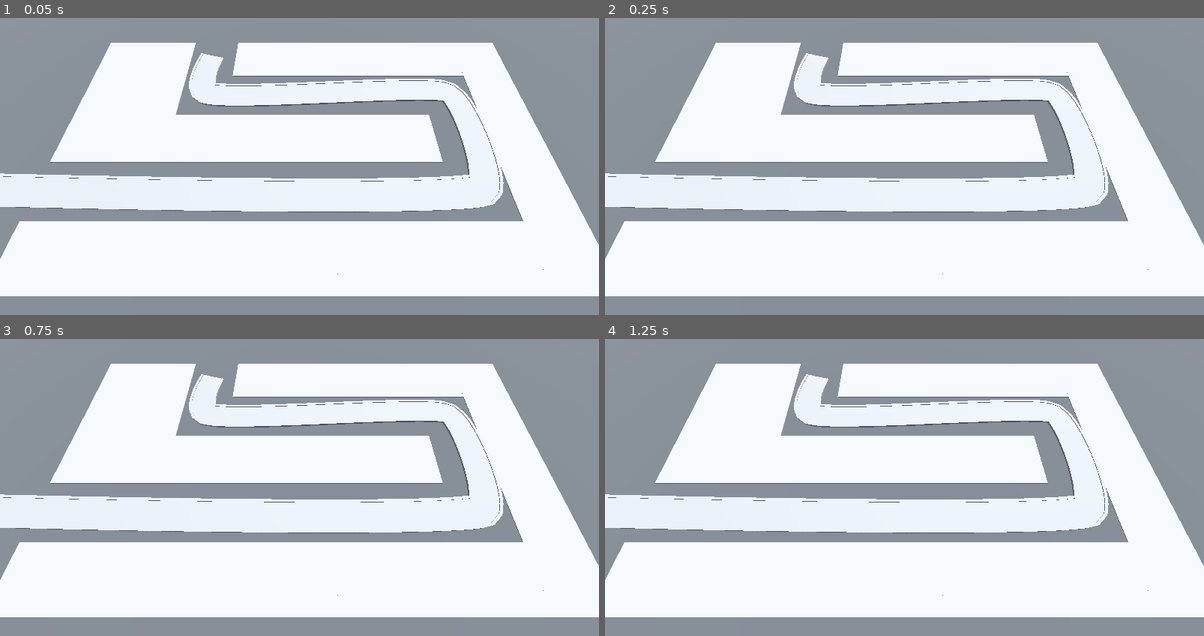
Above: before the commit, frames 1-4 (two rows, left to right).
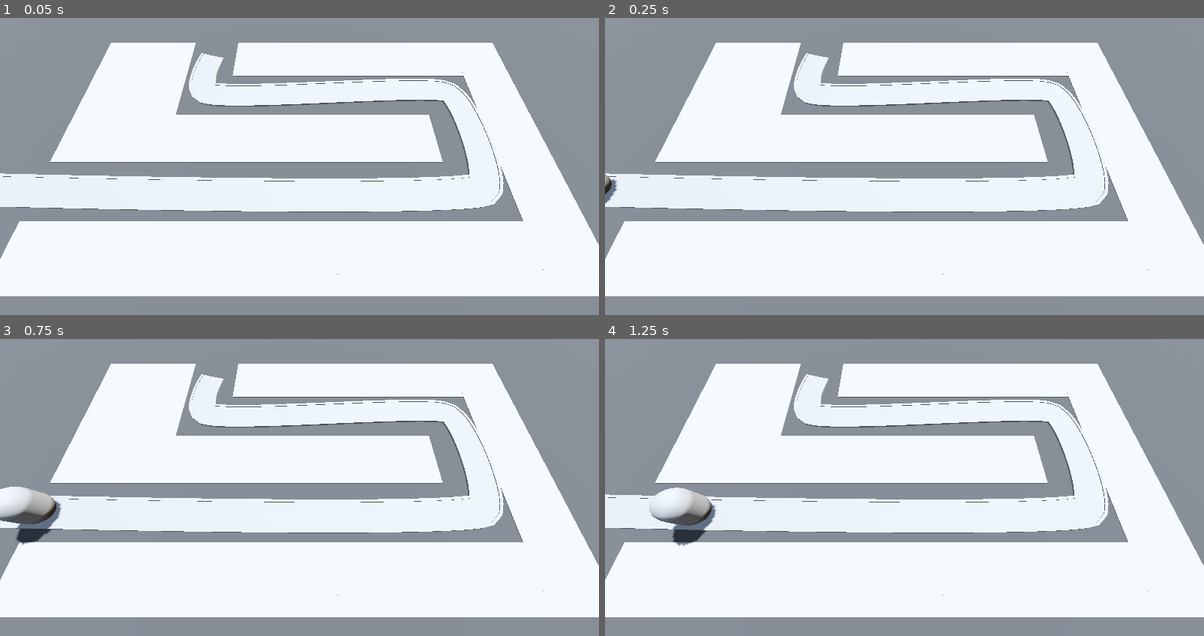
Above: after the commit, the same moments.

Repository: caiobribeiro/godot-barbarian-blaster
Game: Godot game, scene res://scene/base_level.tscn
The game is run twice, just before and just after one commit, with the same random seed, the same clock (stepped at 60 frames per second) and the same inputs. Before the commit the project has no main scene; this scene is started directly in both runs.
Inputs:
- Up to frame 1 (0.05 s): no input
- Up to frame 2 (0.25 s): no input
- Up to frame 3 (0.75 s): no input
- Up to frame 4 (1.25 s): no input

Frame 1 is identical in both runs. In frame 2, 0.1% of the frame differs, in the area x 0-3%, y 52-63%; in frame 3, 1.2%, in the area x 0-11%, y 49-70%; in frame 4, 1.1%.

Commit message:
feat: pathfallow3d anemies scene and export speed

Diff:
--- /dev/null
+++ b/enemy/enemy.gd
@@ -0,0 +1,6 @@
+extends PathFollow3D
+
+@export var speed: float = 0.1
+
+func _process(delta: float) -> void:
+	progress_ratio += delta * speed
--- /dev/null
+++ b/enemy/enemy.tscn
@@ -0,0 +1,19 @@
+[gd_scene load_steps=4 format=3 uid="uid://dma2htiphqktp"]
+
+[ext_resource type="Script" uid="uid://rcioa1tlmeo6" path="res://enemy/enemy.gd" id="1_2mvqj"]
+
+[sub_resource type="CapsuleMesh" id="CapsuleMesh_em2pb"]
+radius = 1.0
+height = 3.0
+
+[sub_resource type="GDScript" id="GDScript_ofsxj"]
+script/source = "extends MeshInstance3D
+"
+
+[node name="Enemy" type="PathFollow3D"]
+script = ExtResource("1_2mvqj")
+
+[node name="MeshInstance3D" type="MeshInstance3D" parent="."]
+transform = Transform3D(1, 0, 0, 0, 1, 0, 0, 0, 1, 0, 1.60559, 0)
+mesh = SubResource("CapsuleMesh_em2pb")
+script = SubResource("GDScript_ofsxj")
--- a/project.godot
+++ b/project.godot
@@ -11,5 +11,6 @@
 [application]
 
 config/name="godot-barbarian-blaster"
+run/main_scene="uid://c0so72jchmhsr"
 config/features=PackedStringArray("4.4", "Forward Plus")
 config/icon="res://icon.svg"
--- a/scene/base_level.tscn
+++ b/scene/base_level.tscn
@@ -1,6 +1,7 @@
-[gd_scene load_steps=7 format=3 uid="uid://c0so72jchmhsr"]
+[gd_scene load_steps=8 format=3 uid="uid://c0so72jchmhsr"]
 
 [ext_resource type="MeshLibrary" uid="uid://igrrih3h8mf4" path="res://MeshLibraries/SpaceLibrary.tres" id="1_em2pb"]
+[ext_resource type="PackedScene" uid="uid://dma2htiphqktp" path="res://enemy/enemy.tscn" id="2_2vejk"]
 
 [sub_resource type="ProceduralSkyMaterial" id="ProceduralSkyMaterial_h8jo4"]
 sky_horizon_color = Color(0.662243, 0.671743, 0.686743, 1)
@@ -95,3 +96,6 @@
 path_continuous_u = true
 path_u_distance = 1.0
 path_joined = false
+
+[node name="Enemy" parent="Path3D" instance=ExtResource("2_2vejk")]
+transform = Transform3D(0.00282753, 0, -0.999974, 0, 1, 0, 0.999974, 0, 0.00282753, -19.971, 1.14441e-05, 5.95843)
Not shown, added: enemy/enemy.gd.uid
